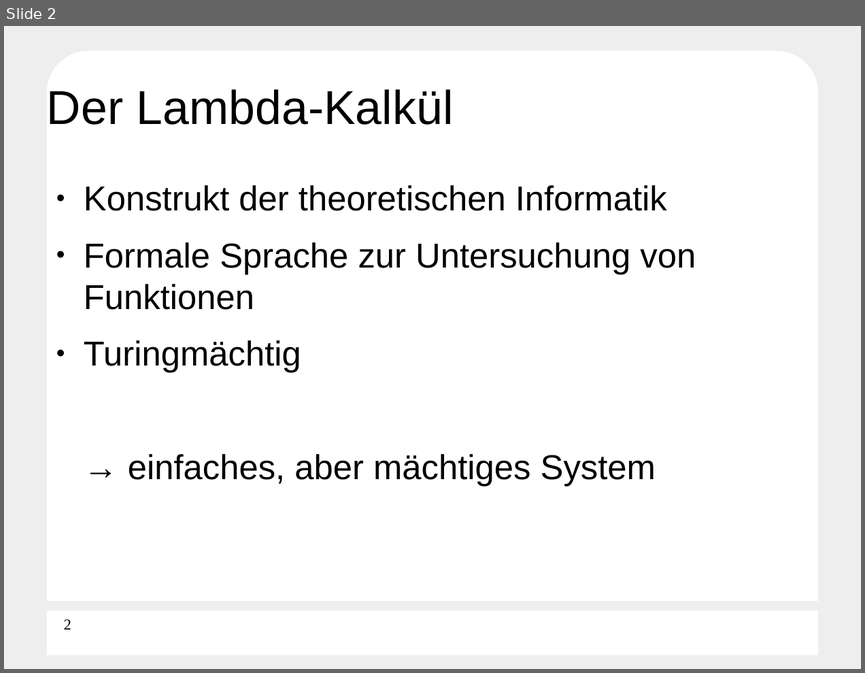
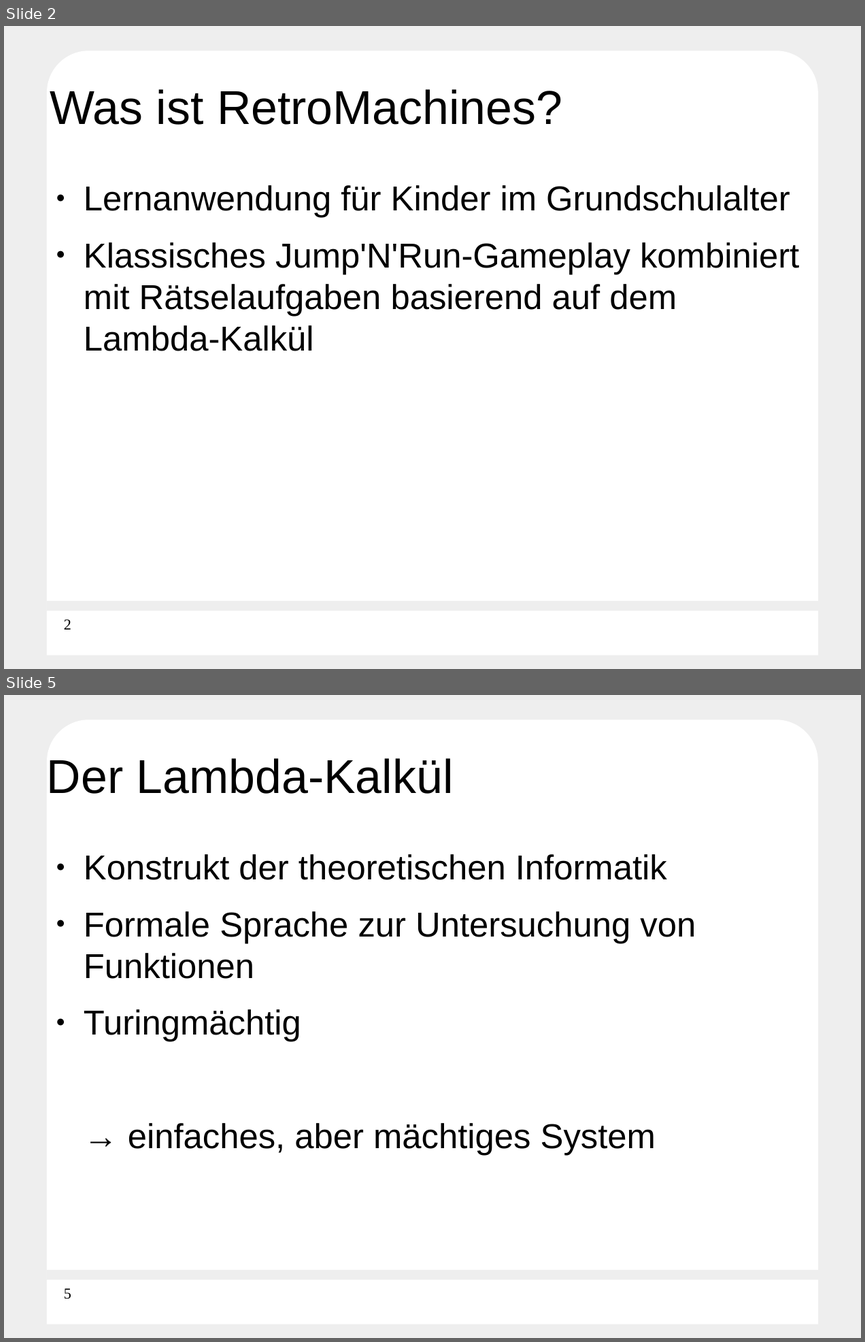
Before and after one commit to Die-anonymen-PSEler/archive, a slide deck: pse-5/final-presentation.odp. Shown one above the other, each under a label of ours: slide 2 before the commit, slides 2 and 5 after it; the slides between them are not shown. The pictures are 865x673 and 865x1342 pixels, drawn with LibreOffice and Linux fonts; fonts in the diff are those of the drawing; background and template pictures are left out. Boxes give left, top, right and bottom in pixels: in the first picture for what was removed or moved away, otherwise in the second. Text is boxed around its words. In the diff, an @@ line names an element or a change of style, - is before the commit and + after.

```diff
--- a/pse-5/final-presentation.odp
+++ b/pse-5/final-presentation.odp
@@ slide 2 added at (4, 26, 861, 669), background #EEEEEE; not listed: 3 template elements that a slide beside it also shows @@
@@ title added at (50, 89, 562, 125), 44 pt, text #000000 @@
+Was ist RetroMachines?
@@ text added at (84, 185, 799, 351), 32 pt, text #000000 @@
+● Lernanwendung für Kinder im Grundschulalter
+● Klassisches Jump'N'Run-Gameplay kombiniert mit Rätselaufgaben basierend auf dem Lambda-Kalkül
@@ page number added at (64, 619, 71, 629), 14 pt, text #000000 @@
+2
@@ what was slide 2 is now slide 5 @@
@@ page number at (64, 1288, 71, 1299): text changed @@
-2
+5
```
Also in this commit, not shown: 4 slides changed, 3 other slides added, 1 slide removed, 1 other file.
